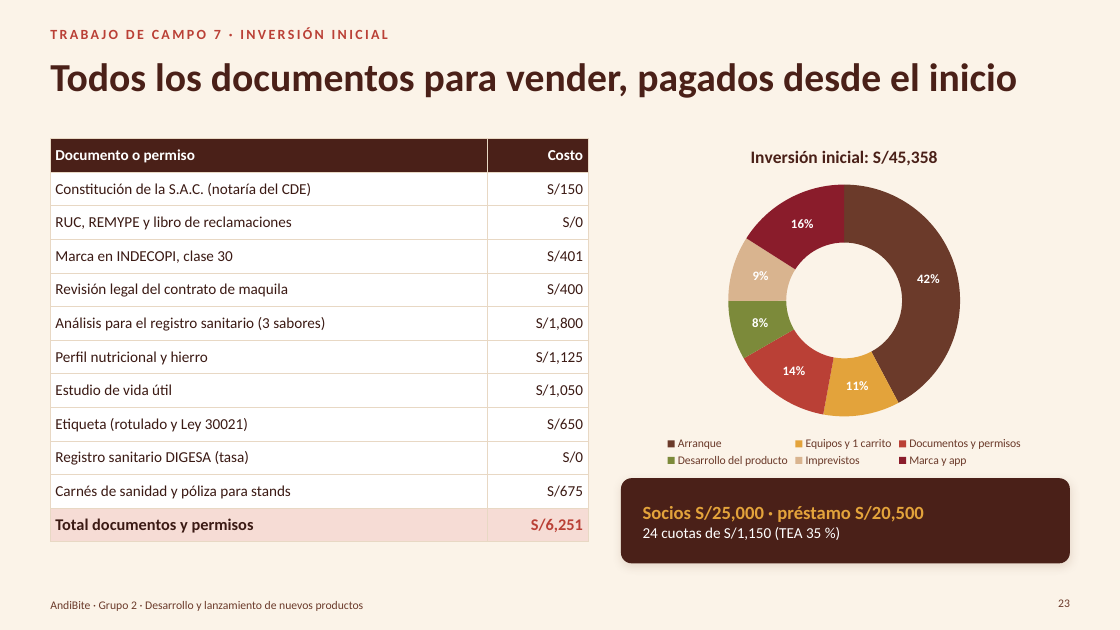
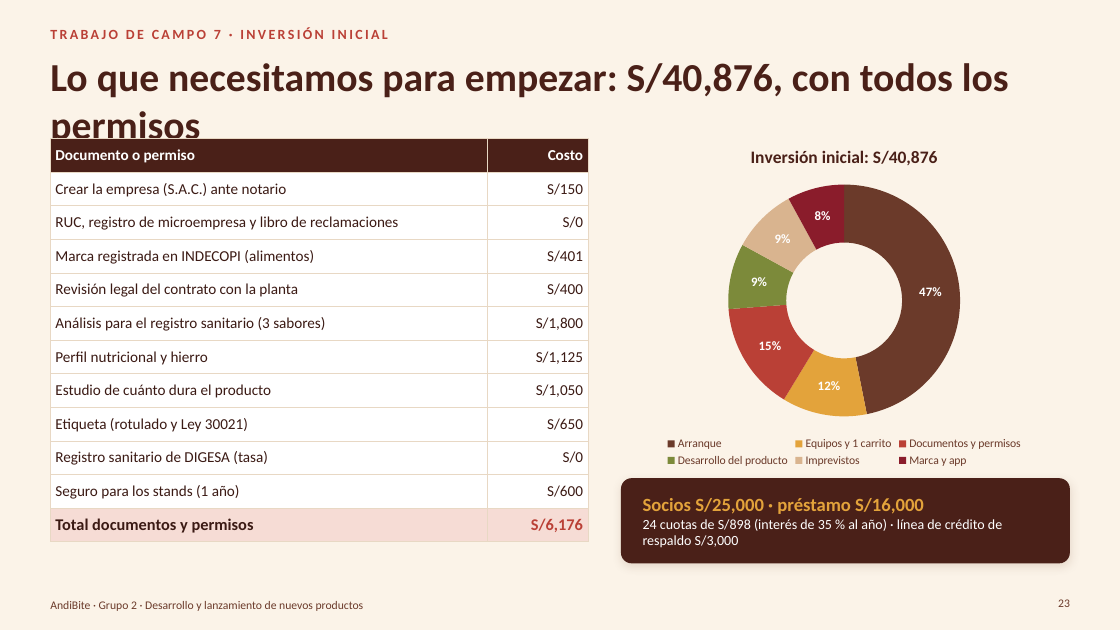
Before and after one commit to Darknow-web/Desarrollo-y-lanzamiento-de-producto-y-marca, a slide deck: slide 23 of 04-reformulacion/TC5-8/TC5-8-AndiBite.pptx. Drawn at 1120x630 pixels with LibreOffice and Linux fonts; fonts in the diff are those of the drawing; background and template pictures are left out. Boxes give left, top, right and bottom in pixels: in the first picture for what was removed or moved away, otherwise in the second. Text is boxed around its words. In the diff, an @@ line names an element or a change of style, - is before the commit and + after.

```diff
--- a/04-reformulacion/TC5-8/TC5-8-AndiBite.pptx
+++ b/04-reformulacion/TC5-8/TC5-8-AndiBite.pptx
@@ title at box(50, 63, 1009, 98): text changed @@
-Todos los documentos para vender, pagados desde el inicio
+Lo que necesitamos para empezar: S/40,876, con todos los permisos
@@ table at box(50, 139, 588, 537) @@
-row 2, column 1: Constitución de la S.A.C. (notaría del CDE)
+row 2, column 1: Crear la empresa (S.A.C.) ante notario
-row 3, column 1: RUC, REMYPE y libro de reclamaciones
+row 3, column 1: RUC, registro de microempresa y libro de reclamaciones
-row 4, column 1: Marca en INDECOPI, clase 30
+row 4, column 1: Marca registrada en INDECOPI (alimentos)
-row 5, column 1: Revisión legal del contrato de maquila
+row 5, column 1: Revisión legal del contrato con la planta
-row 8, column 1: Estudio de vida útil
+row 8, column 1: Estudio de cuánto dura el producto
-row 10, column 1: Registro sanitario DIGESA (tasa)
+row 10, column 1: Registro sanitario de DIGESA (tasa)
-row 11, column 1: Carnés de sanidad y póliza para stands
+row 11, column 1: Seguro para los stands (1 año)
-row 11, column 2: S/675
+row 11, column 2: S/600
-row 12, column 2: S/6,251
+row 12, column 2: S/6,176
@@ doughnut chart at box(605, 130, 1084, 471) @@
@@ title "Inversión inicial: S/45,358" to "Inversión inicial: S/40,876" @@
-Series 1: 42, 11, 14, 8, 9, 16
+Series 1: 47, 12, 15, 9, 9, 8
@@ text at box(643, 498, 1002, 547): text changed; size 16 to 12 pt; text colour #E3A33B to #FFFFFF; bold off @@
-Socios S/25,000 · préstamo S/20,500
-24 cuotas de S/1,150 (TEA 35 %)
+Socios S/25,000 · préstamo S/16,000
+24 cuotas de S/898 (interés de 35 % al año) · línea de crédito de respaldo S/3,000
```
Also in this commit, not shown: 25 other slides changed, 3 slides added, 5 other files.
